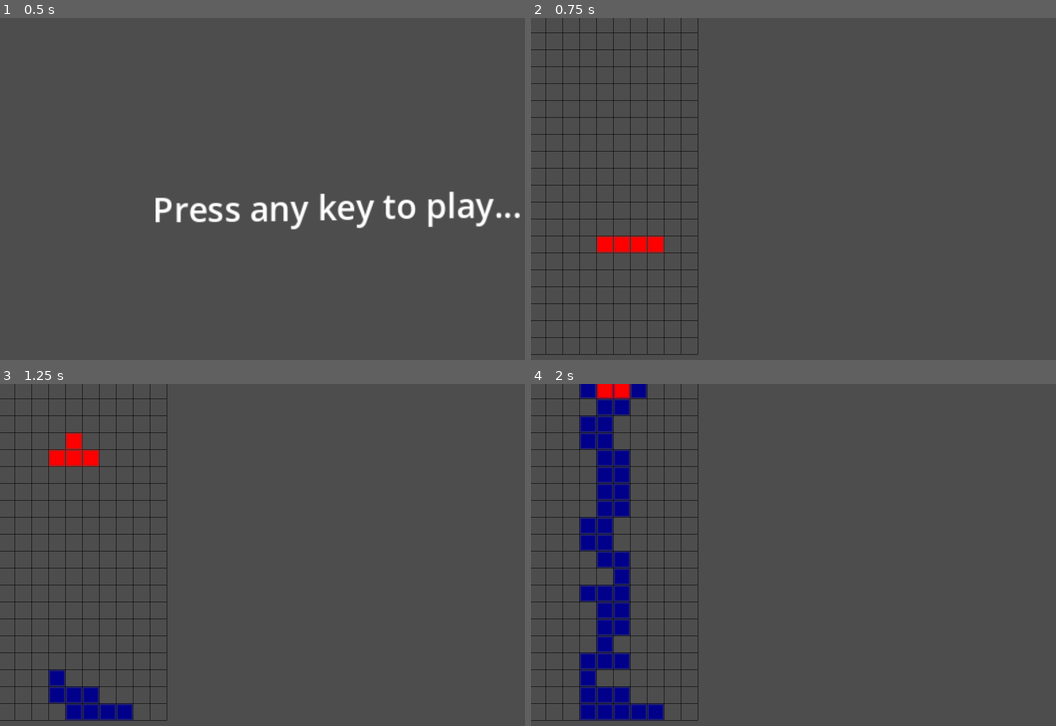
Above: before the commit, frames 1-4 (two rows, left to right).
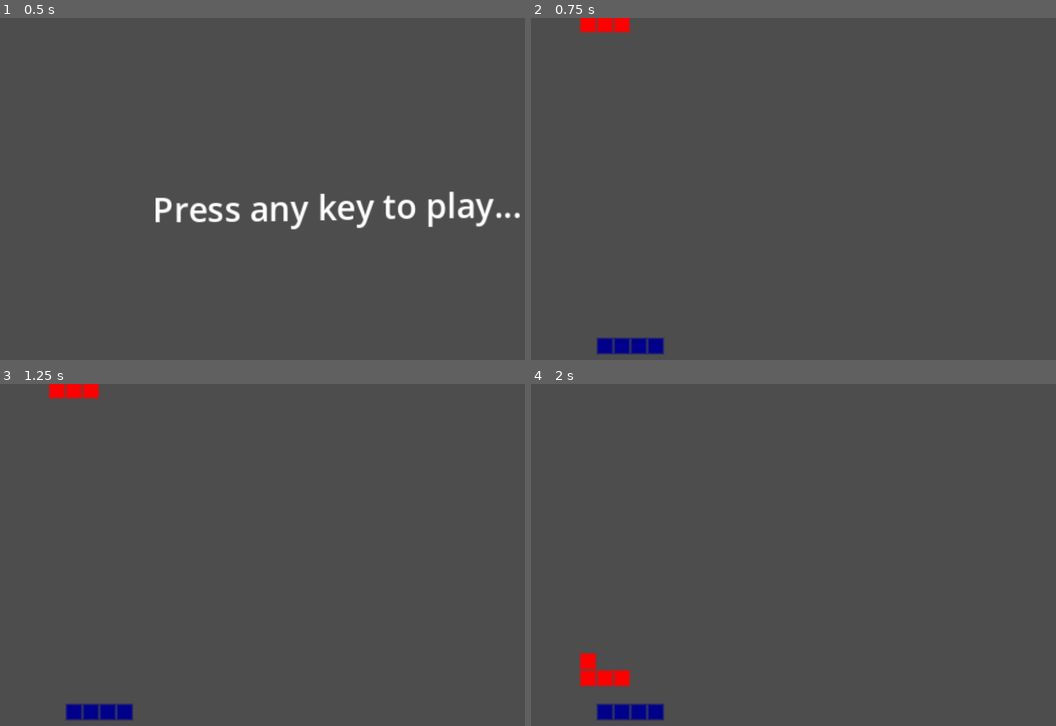
Above: after the commit, the same moments.

Repository: abFrancisco/tetris_clone
Game: Godot game, scene res://main.tscn
Same seed, same stepped clock (60 frames per second), same inputs: the game is played once before the commit and once after it.
Inputs:
- Up to frame 1 (0.5 s): no input
- Up to frame 2 (0.75 s): tap Enter at 0.5 s; hold D (right) from 0.53 s (still down); hold Space (drop_hard) from 0.53 s (still down)
- Up to frame 3 (1.25 s): keep holding D (right); keep holding Space (drop_hard); tap Alt at 0.8 s
- Up to frame 4 (2 s): release D (right) at 1.28 s; release Space (drop_hard) at 1.28 s; hold S (down) from 1.28 s (still down); tap Alt at 1.35 s; tap Tab at 1.55 s

Frame 1 is identical in both runs. In frame 2, 4.6% of the frame differs, in the area x 0-32%, y 0-99%; in frame 3, 4.6%; in frame 4, 9.2%.
Error before the commit: Out of bounds get index '255' (on base: 'PackedByteArray') (res://level.gd:155)

Commit message:
fixed bug where the same line was being cleared more than once, clearing unintended lines

Diff:
--- a/level.gd
+++ b/level.gd
@@ -4,8 +4,8 @@
 var grid_width:int=10
 var game_grid:Array[PackedByteArray]
 const MAX_TICK_TIME=1.0
-const MIN_TICK_TIME=0.01
-const DROP_TICK_TIME=0.01
+const MIN_TICK_TIME=0.04
+const DROP_TICK_TIME=0.04
 var tick_time=MAX_TICK_TIME
 
 var previous_time:int
@@ -34,17 +34,18 @@
 	if current_piece==null:
 		spawn_piece()
 
-func _process(delta):
-	timer_clock += delta
-	print("processing loop")
-	if timer_clock > MIN_TICK_TIME:
-		process_timer_timeout()
-		timer_clock = 0
+#func _process(delta):
+	#timer_clock += delta
+	#print("processing loop")
+	#if timer_clock > MIN_TICK_TIME:
+		#process_timer_timeout()
+		#timer_clock = 0
 
 func _draw():
 	for x in range(game_grid.size()):
 		for y in range(game_grid[0].size()):
-			draw_rect(Rect2(x*8 - 1, y*8 - 1, 8, 8), Color.BLACK, false, -1.0, false)
+			#DRAW GRID LINES
+			#draw_rect(Rect2(x*8 - 1, y*8 - 1, 8, 8), Color.BLACK, false, -1.0, false)
 			if game_grid[x][y] != 0:
 				draw_rect(Rect2(x*8, y*8, 6, 6), Color.DARK_BLUE, true, -1.0, true)
 	for x in range(current_piece.cells.size()):
@@ -70,6 +71,9 @@
 		%TickTimer.start()
 	elif event.is_action_released("down"):
 		%TickTimer.wait_time=tick_time
+	if event.is_action_pressed("drop_hard"):
+		while(move_piece(Vector2.DOWN) != "committed"):
+			pass
 	if event.is_action_pressed("reload"):
 		get_tree().reload_current_scene()
 	if event.is_action_pressed("ui_cancel"):
@@ -99,7 +103,9 @@
 		if bag_index >= 2:
 			bag_index = 0
 
-func move_piece(vec:Vector2):
+##Returns "committed" if the move committed a piece
+func move_piece(vec:Vector2)->String:
+	var return_value:String = "moved"
 	#add tests before applying position
 	#print("------------------------")
 	#print("piece_position 1 - "+str(current_piece.piece_position))
@@ -110,7 +116,9 @@
 		#print("piece_position 1 - "+str(current_piece.piece_position))
 		if vec==Vector2.DOWN:
 			commit_current_piece()
+			return_value = "committed"
 	render()
+	return return_value
 
 func rotate_piece(direction:int):
 	#add tests before applying rotation
@@ -148,7 +156,6 @@
 
 func check_lines(lines:PackedByteArray):
 	var line_clear_queue:PackedByteArray = PackedByteArray()
-	print("lines = " + str(lines))
 	for y in lines:
 		var count:int = 0
 		for x in range(grid_width):
@@ -156,6 +163,7 @@
 				count += 1
 		if count == 10:
 			line_clear_queue.append(y)
+	print("line clear queue = " + str(line_clear_queue))
 	clear_lines(line_clear_queue)
 	squash_lines(line_clear_queue)
 
@@ -175,10 +183,13 @@
 func commit_current_piece():
 	var commited_lines:PackedByteArray=PackedByteArray()
 	var piece_size:int=current_piece.cells.size()
+	print("------------------------------")
 	for x in range(piece_size):
 		for y in range(piece_size):
 			if current_piece.cells[y][x] != 0:
-				commited_lines.append(current_piece.piece_position.y + y)
+				if not commited_lines.has(current_piece.piece_position.y + y):
+					commited_lines.append(current_piece.piece_position.y + y)
+				print("commiting line -> " + str(current_piece.piece_position.y + y))
 				game_grid[current_piece.piece_position.x + x][current_piece.piece_position.y + y] = 1
 	check_lines(commited_lines)
 	spawn_piece()
@@ -193,11 +204,11 @@
 	print(final_string)
 
 func _on_tick_timer_timeout():
-	print("time passed is = " + str(Time.get_ticks_msec() - previous_time))
-	previous_time = Time.get_ticks_msec()
+	#print("time passed is = " + str(Time.get_ticks_msec() - previous_time))
+	#previous_time = Time.get_ticks_msec()
 	move_piece(Vector2.DOWN)
 
-func process_timer_timeout():
-	print("time passed is = " + str(Time.get_ticks_msec() - previous_time))
-	previous_time = Time.get_ticks_msec()
-	move_piece(Vector2.DOWN)
+#func process_timer_timeout():
+	#print("time passed is = " + str(Time.get_ticks_msec() - previous_time))
+	#previous_time = Time.get_ticks_msec()
+	#move_piece(Vector2.DOWN)
--- a/level.tscn
+++ b/level.tscn
@@ -7,5 +7,6 @@
 
 [node name="TickTimer" type="Timer" parent="."]
 unique_name_in_owner = true
+autostart = true
 
 [connection signal="timeout" from="TickTimer" to="." method="_on_tick_timer_timeout"]
